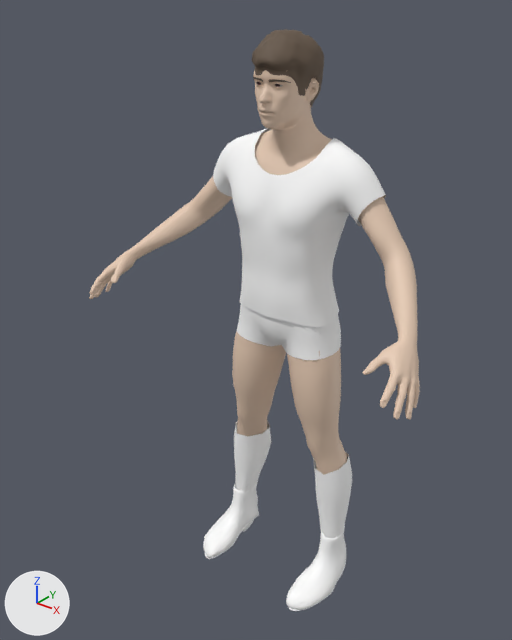
One commit to the glTF model game/assets/characters/player.glb: the scene before it, then after it.
Rendered twice from a camera (50 mm lens) standing at (1.203, -1.7, 1.948) and looking at (-0.046, -0.139, 0.98). Arrows for +X, +Y and +Z are at lower left; the lights stay in place. The first picture is the older version. Vertices at exactly the same position are counted once.

The first picture shows 'Human', 'Human.cortu_jeans_shorts', 'Human.elvs_crude_t-shirt_male', 'Human.joepal_crude_high_socks', 'Human.short02', 'Human.toigo_ankle_boots_male' and 1 more.
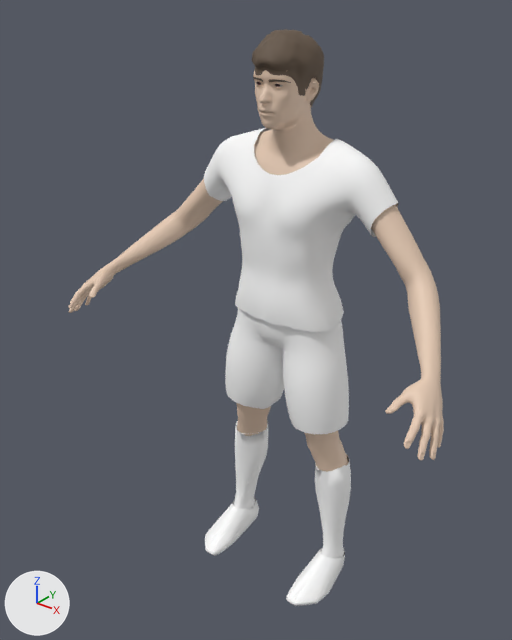
Pixel boxes [x1, y1, x2, y2] of what changed, in the pictures (512 x 640 px; the box of a moved part takes in the faces that stretch with it):
```json
{"object": "Human", "change": "reshaped", "before": [89, 70, 420, 475], "after": [68, 70, 444, 472]}
{"object": "Human.elvs_crude_t-shirt_male", "change": "reshaped", "before": [213, 128, 386, 327], "after": [204, 128, 399, 332], "on screen": "13% wider"}
{"object": "shorts", "change": "added", "after": [225, 308, 349, 434]}
{"object": "Human.toigo_ankle_boots_male", "change": "deleted", "before": [203, 483, 346, 611]}
{"object": "boots", "change": "added", "after": [205, 497, 345, 606]}
{"object": "Human.cortu_jeans_shorts", "change": "deleted", "before": [236, 304, 341, 360]}
{"part": 1, "of": "me_base", "change": "moved or reshaped", "before": [89, 129, 420, 420], "after": [68, 129, 444, 460]}
{"part": 2, "of": "me_crude_male_shirt", "change": "moved or reshaped", "before": [239, 265, 339, 327], "after": [235, 265, 344, 332]}
{"part": 3, "of": "me_crude_male_shirt", "change": "moved or reshaped", "before": [213, 128, 271, 198], "after": [204, 128, 271, 201]}
{"part": 4, "of": "me_crude_male_shirt", "change": "moved or reshaped", "before": [295, 138, 386, 239], "after": [295, 139, 399, 239]}
```

The change, as JSON lines over the scene's bpy script:
```json
{"block": "me_base", "where": "# used by ob_human; location = (0.0, 0.0, 0.0)"}
{"op": "remove", "block": "me_base", "code": "me_base.from_pydata(...)  # 10184 vertices, 20002 faces; spans x -0.588..0.588, y -0.39..0.085, z 0.347..1.803"}
{"op": "add", "block": "me_base", "code": "me_base.from_pydata(...)  # 12731 vertices, 25232 faces; spans x -0.673..0.673, y -0.417..0.097, z 0.0..1.803"}
{"block": "me_base", "change": "me_base part 1: 4318 vertices removed from x -0.588..0.588, y -0.39..0.063, z 0.973..1.535; 4477 vertices added at x -0.673..0.673, y -0.417..0.097, z 0.878..1.535"}
{"block": "me_base", "change": "other edits to the shape of me_base do not show in these pictures"}
{"block": "me_crude_male_shirt", "where": "# used by ob_human_elvs_crude_t_shirt_male; location = (0.0, 0.0, 0.0)"}
{"op": "remove", "block": "me_crude_male_shirt", "code": "me_crude_male_shirt.from_pydata(...)  # 1095 vertices, 2068 faces; spans x -0.295..0.295, y -0.158..0.098, z 0.996..1.539"}
{"op": "add", "block": "me_crude_male_shirt", "code": "me_crude_male_shirt.from_pydata(...)  # 1095 vertices, 2068 faces; spans x -0.335..0.335, y -0.158..0.114, z 0.982..1.539"}
{"block": "me_crude_male_shirt", "change": "me_crude_male_shirt part 2: 229 of 1095 vertices moved; they spanned x -0.169..0.169, y -0.147..0.098, z 0.996..1.125 and now span x -0.182..0.182, y -0.158..0.114, z 0.982..1.125; mean shift (0.0, 0.0, -0.002); largest move (0.169, -0.038, 0.996) -> (0.179, -0.037, 0.982)"}
{"block": "me_crude_male_shirt", "change": "me_crude_male_shirt part 3: 191 of 1095 vertices moved; they spanned x -0.295..-0.091, y -0.133..0.093, z 1.282..1.539 and now span x -0.335..-0.092, y -0.133..0.093, z 1.281..1.539; mean shift (-0.022, 0.0, -0.003); largest move (-0.234, 0.001, 1.311) -> (-0.282, 0.001, 1.287)"}
{"block": "me_crude_male_shirt", "change": "me_crude_male_shirt part 4: 191 of 1095 vertices moved; they spanned x 0.091..0.295, y -0.133..0.093, z 1.282..1.539 and now span x 0.092..0.335, y -0.134..0.093, z 1.281..1.539; mean shift (0.022, 0.0, -0.003); largest move (0.234, 0.001, 1.311) -> (0.282, 0.001, 1.287)"}
{"op": "add", "block": "me_base_001", "code": ["me_base_001 = bpy.data.meshes.new('base.001')", "me_base_001.from_pydata(...)  # 729 vertices, 1372 faces; spans x -0.231..0.231, y -0.145..0.105, z 0.602..1.036", "me_base_001.materials.append(mat_shorts)  # white #ffffff"]}
{"op": "add", "block": "me_base_003", "code": ["me_base_003 = bpy.data.meshes.new('base.003')", "me_base_003.from_pydata(...)  # 586 vertices, 1082 faces; spans x -0.266..0.266, y -0.243..0.056, z -0.015..0.107", "me_base_003.materials.append(mat_boots)  # white #ffffff"]}
{"op": "remove", "block": "ob_human_cortu_jeans_shorts", "code": ["ob_human_cortu_jeans_shorts = bpy.data.objects.new('Human.cortu_jeans_shorts', me_jean_shorts)", "ob_human_cortu_jeans_shorts.location = (0.0, 0.0, 0.0)"]}
{"op": "remove", "block": "ob_human_toigo_ankle_boots_male", "code": ["ob_human_toigo_ankle_boots_male = bpy.data.objects.new('Human.toigo_ankle_boots_male', me_boots_ankle_male)", "ob_human_toigo_ankle_boots_male.location = (0.0, 0.0, 0.0)"]}
{"op": "add", "block": "ob_shorts", "code": ["ob_shorts = bpy.data.objects.new('shorts', me_base_001)", "ob_shorts.location = (0.0, 0.0, 0.0)"]}
{"op": "add", "block": "ob_boots", "code": ["ob_boots = bpy.data.objects.new('boots', me_base_003)", "ob_boots.location = (0.0, 0.0, 0.0)"]}
```
